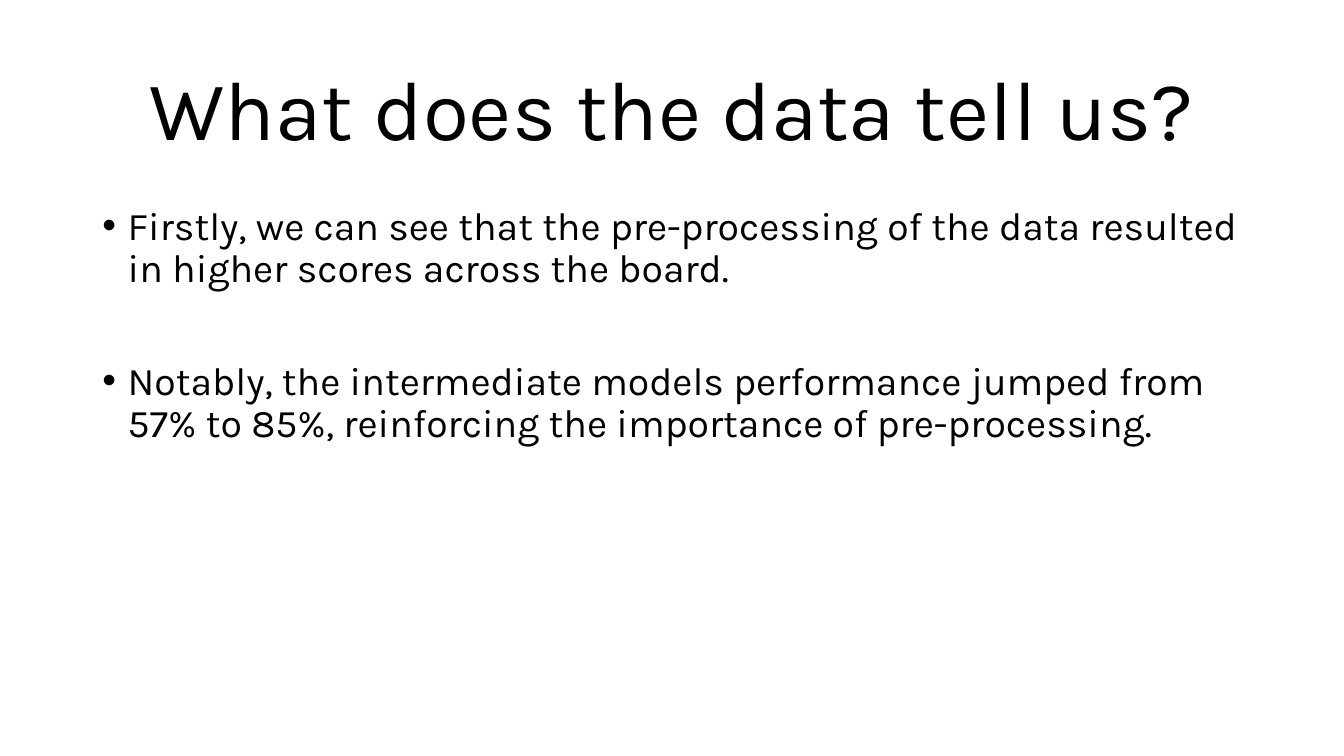
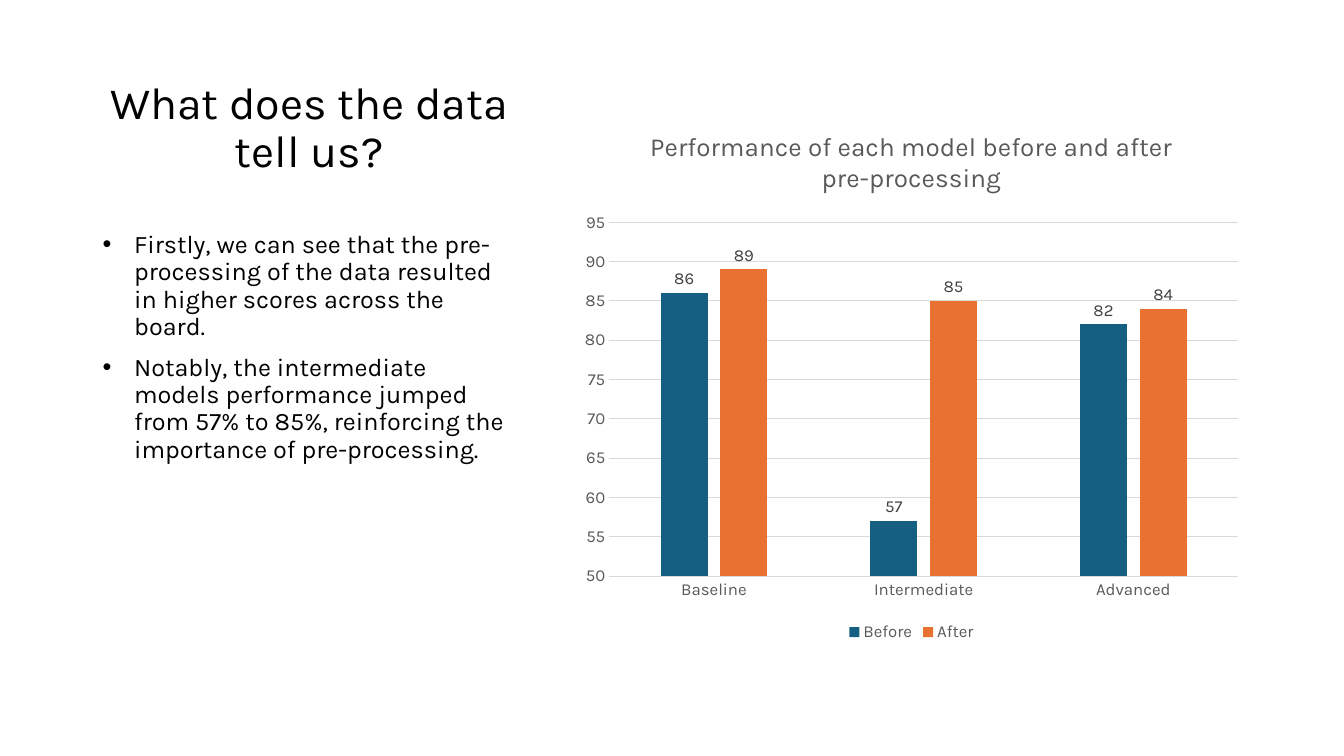
Before and after one commit to GeorgeAttaloglou/thesis-doc, a slide deck: slide 24 of Toxicity analysis in Greek Text.pptx (slide 25 before the commit). Drawn at 1344x756 pixels with LibreOffice and Linux fonts; fonts in the diff are those of the drawing. Boxes give left, top, right and bottom in pixels: in the first picture for what was removed or moved away, otherwise in the second. Text is boxed around its words. In the diff, an @@ line names an element or a change of style, - is before the commit and + after.

Commit message:
changed powerpoint

```diff
--- a/Toxicity analysis in Greek Text.pptx
+++ b/Toxicity analysis in Greek Text.pptx
@@ title "What does the data tell ...": place and size @@
-title "What does the data tell ..." at box(150, 82, 1194, 141)
+title "What does the data tell ..." at box(110, 88, 508, 168)
@@ title "What does the data tell ..." at box(110, 88, 508, 168): size 60 to 32 pt; vertical alignment middle to bottom @@
@@ column chart added at box(572, 109, 1252, 646) @@
+title "Performance of each model before and after pre-processing "
+categories: Baseline, Intermediate, Advanced
+Before: 86, 57, 82
+After: 89, 85, 84
@@ text "Firstly, we can see that ...": place and size @@
-text "Firstly, we can see that ..." at box(128, 213, 1236, 447)
+text "Firstly, we can see that ..." at box(134, 235, 504, 464)
@@ text "Firstly, we can see that ..." at box(134, 235, 504, 464): size 28 to 18 pt; indent changed @@
```
Also in this commit, not shown: 1 other slide changed, 1 slide removed.
